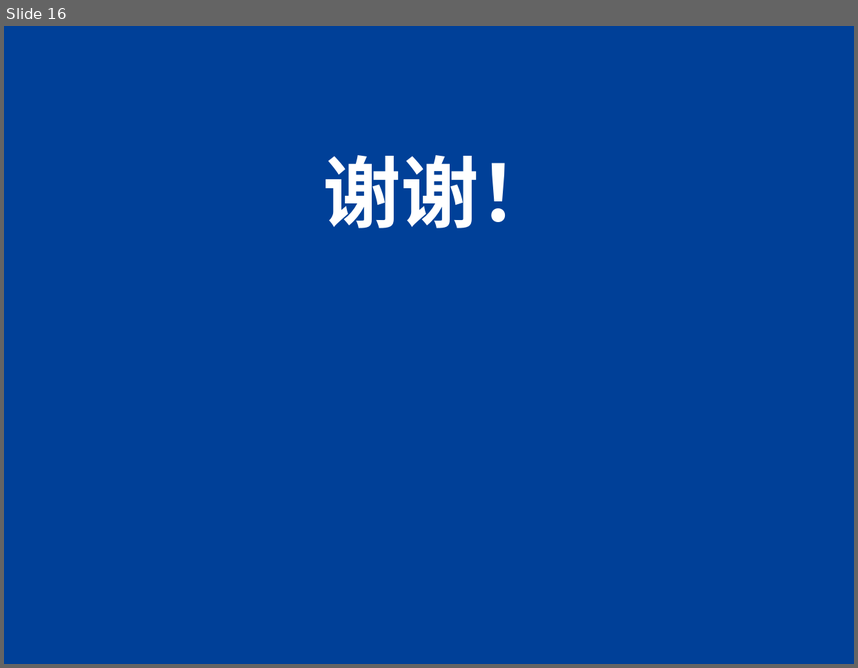
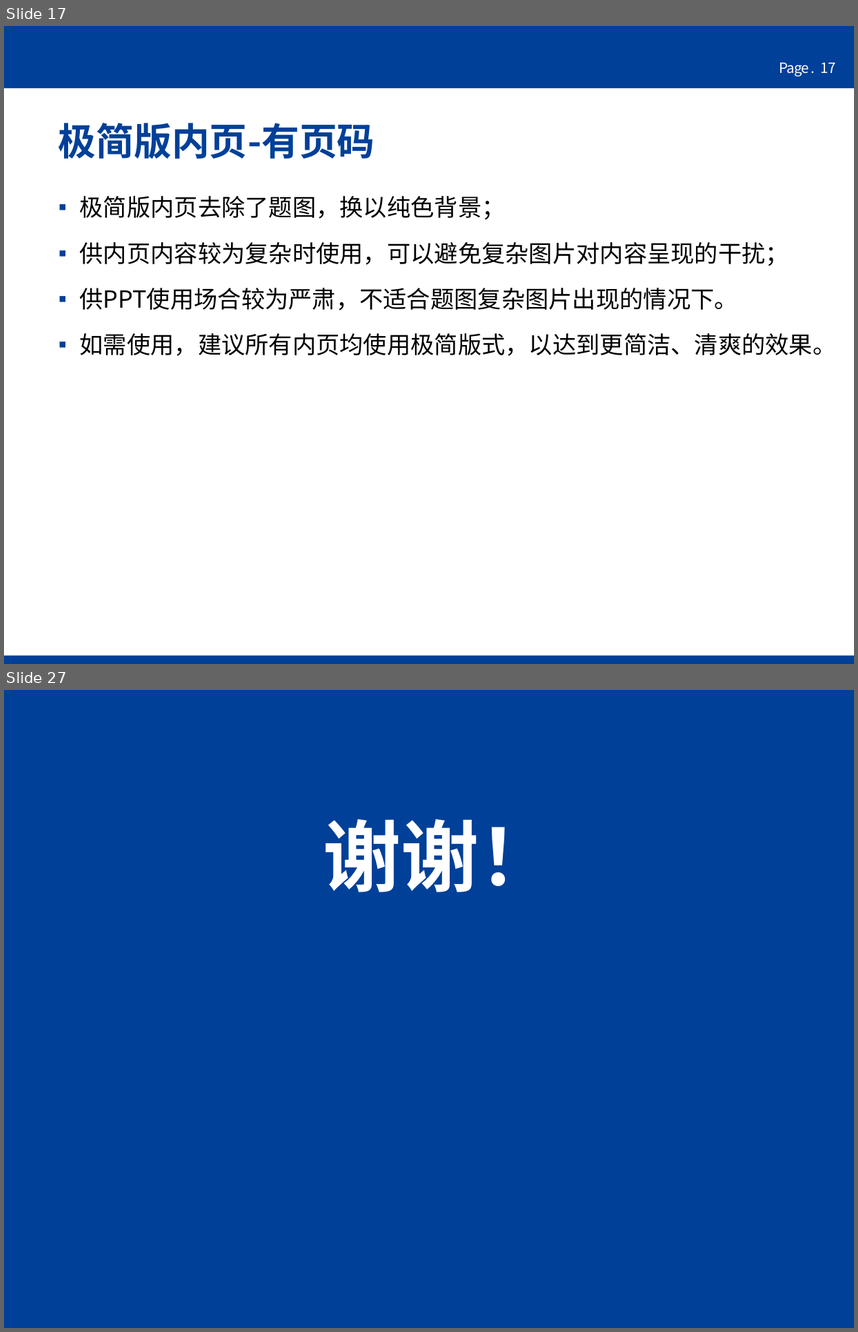
Before and after one commit to gyfastas/EE397, a slide deck: PPT/中期检测报告.pptx. Shown one above the other, each under a label of ours: slide 16 before the commit, slides 17 and 27 after it; the slides between them are not shown. The pictures are 858x668 and 858x1332 pixels, drawn with LibreOffice and Linux fonts; fonts in the diff are those of the drawing; background and template pictures are left out. Boxes give left, top, right and bottom in pixels: in the first picture for what was removed or moved away, otherwise in the second. Text is boxed around its words. In the diff, an @@ line names an element or a change of style, - is before the commit and + after.

```diff
--- a/PPT/中期检测报告.pptx
+++ b/PPT/中期检测报告.pptx
@@ slide 17 added at (4, 26, 854, 664), background #FFFFFF @@
@@ rectangle added at (4, 26, 854, 88), fill #004098 @@
@@ text added at (780, 63, 809, 76), 12 pt, text #FFFFFF @@
+Page .
@@ page number added at (821, 63, 836, 73), 12 pt, text #FFFFFF @@
+17
@@ title added at (59, 123, 375, 159), 32 pt, text #004098, bold @@
+极简版内页-有页码
@@ text added at (80, 196, 837, 356), 20 pt, text #000000 @@
+▪ 极简版内页去除了题图，换以纯色背景；
+▪ 供内页内容较为复杂时使用，可以避免复杂图片对内容呈现的干扰；
+▪ 供PPT使用场合较为严肃，不适合题图复杂图片出现的情况下。
+▪ 如需使用，建议所有内页均使用极简版式，以达到更简洁、清爽的效果。
@@ rectangle added at (4, 655, 854, 664), fill #004098 @@
@@ what was slide 16 is now slide 27 @@
```
Also in this commit, not shown: 4 slides changed, 21 other slides added, 11 slides removed, 3 other files.
